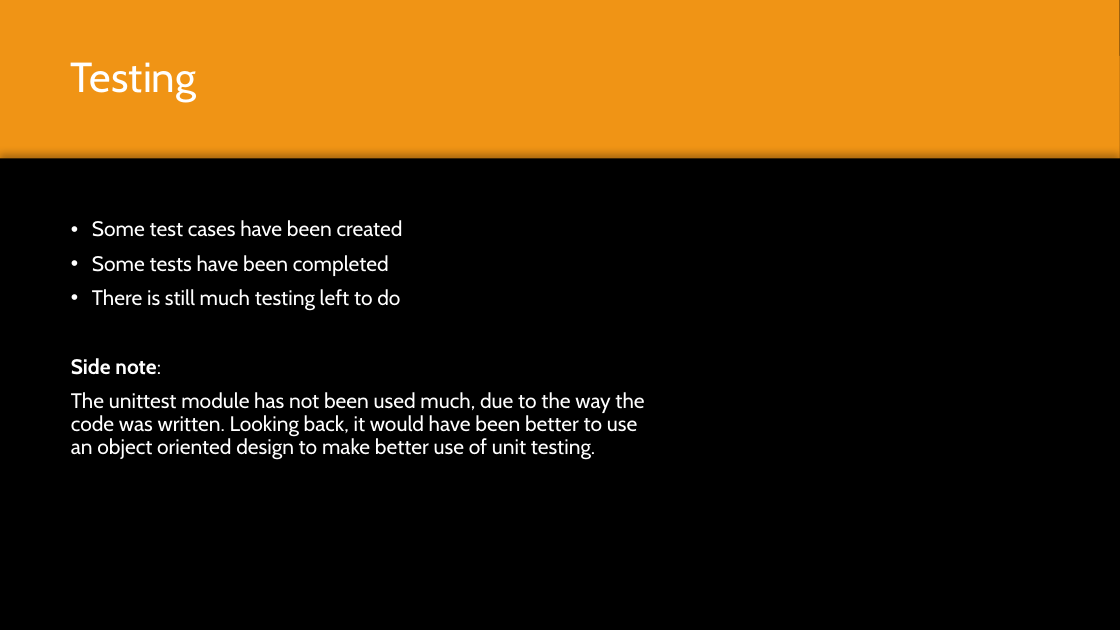
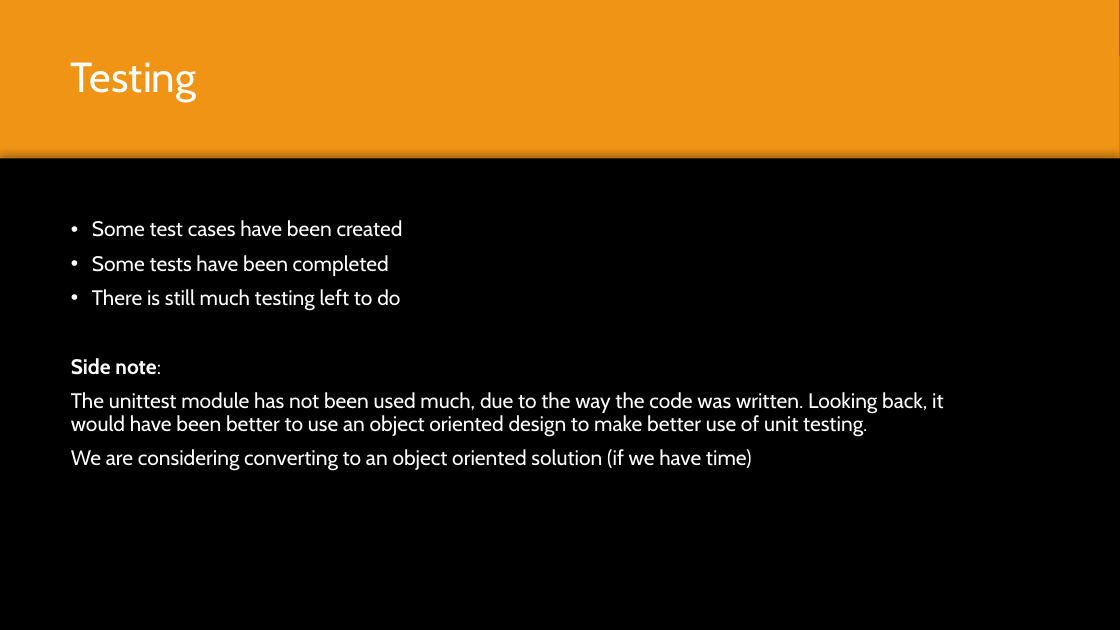
Before and after one commit to denizarikoglu/Repository, a slide deck: slide 6 of Files/Finle prgress, Team 1 Group 6.pptx. Drawn at 1120x630 pixels with LibreOffice and Linux fonts; fonts in the diff are those of the drawing; background and template pictures are left out. Boxes give left, top, right and bottom in pixels: in the first picture for what was removed or moved away, otherwise in the second. Text is boxed around its words. In the diff, an @@ line names an element or a change of style, - is before the commit and + after.

```diff
--- a/Files/Finle prgress, Team 1 Group 6.pptx
+++ b/Files/Finle prgress, Team 1 Group 6.pptx
@@ text at box(71, 449, 752, 471): paragraph added @@
+We are considering converting to an object oriented solution (if we have time)
```
Also in this commit, not shown: 3 slides added, 1 slide removed.
